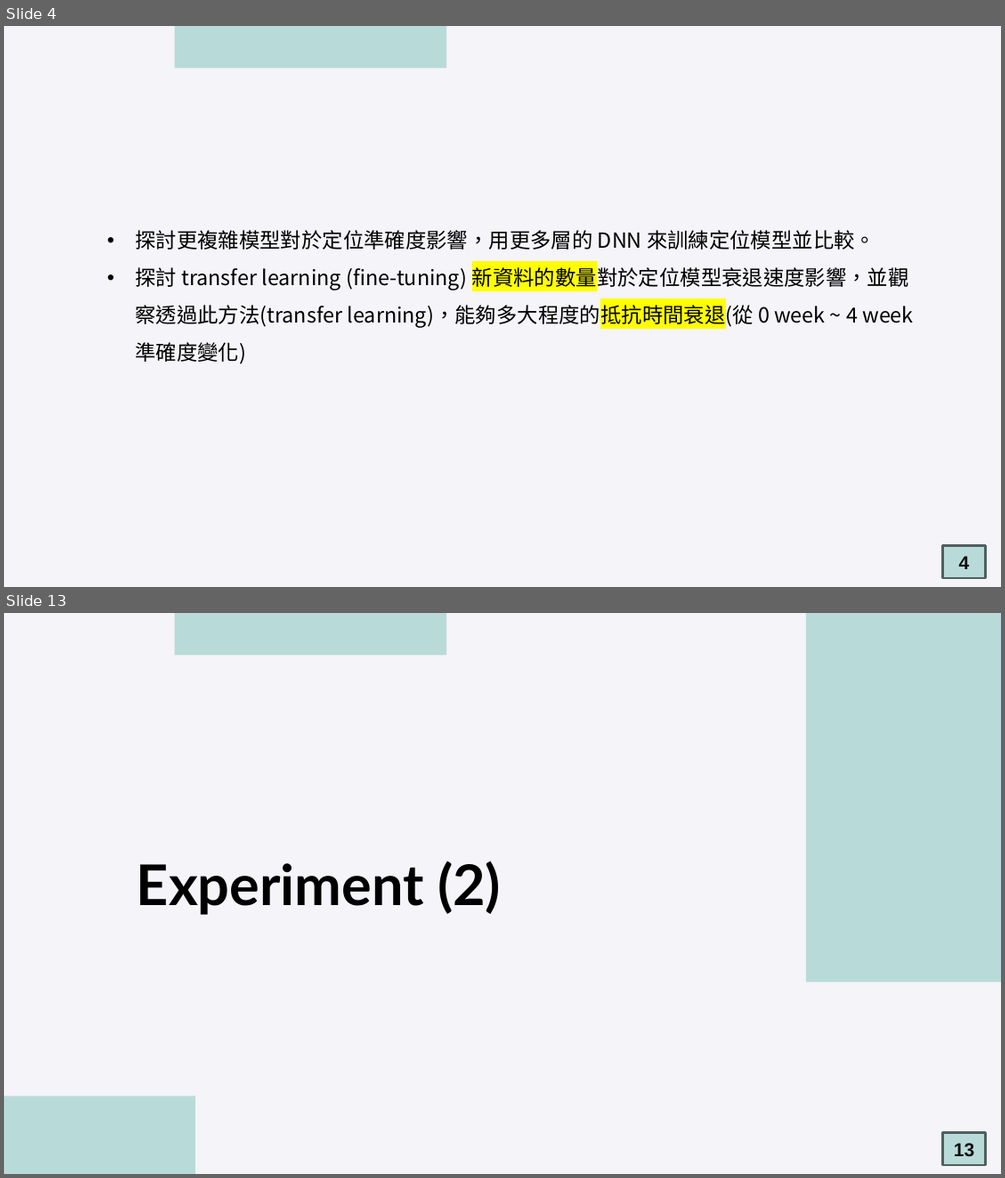
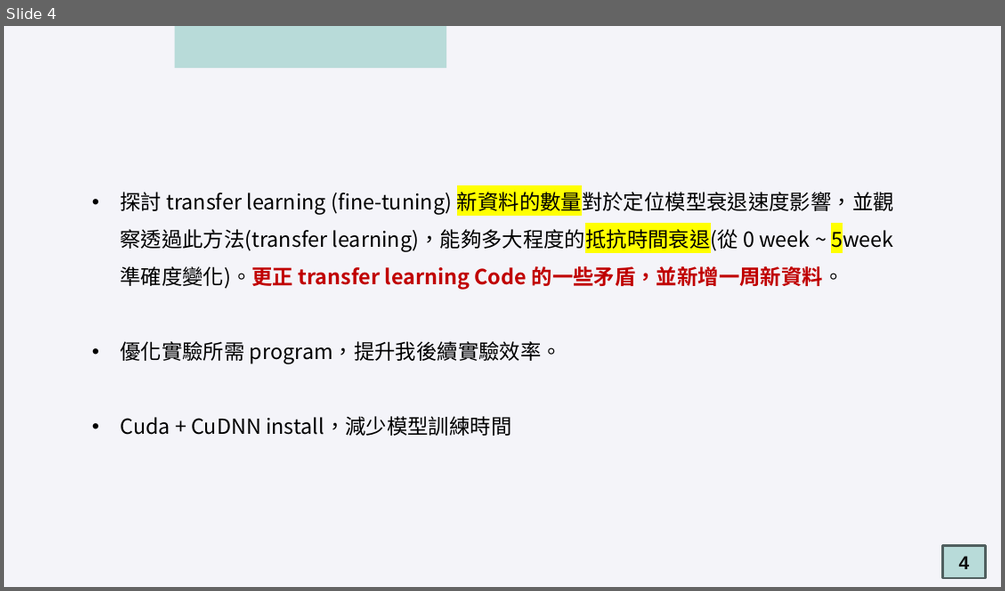
Before and after one commit to oscar9335/RTT_Research, a slide deck: meeting/2025-03-04/2025-03-04meeting 吳定洋.pptx. Shown one above the other, each under a label of ours: slides 4 and 13 before the commit, slide 4 after it; the slides between them are not shown. The pictures are 1005x1178 and 1005x591 pixels, drawn with LibreOffice and Linux fonts; fonts in the diff are those of the drawing. Boxes give left, top, right and bottom in pixels: in the first picture for what was removed or moved away, otherwise in the second. Text is boxed around its words. In the diff, an @@ line names an element or a change of style, - is before the commit and + after.

```diff
--- a/meeting/2025-03-04/2025-03-04meeting 吳定洋.pptx
+++ b/meeting/2025-03-04/2025-03-04meeting 吳定洋.pptx
@@ slide 13 removed at box(4, 613, 1001, 1174), background #F4F4F9 @@
@@ rectangle removed at box(175, 613, 446, 655) @@
@@ rectangle removed at box(806, 613, 1001, 982) @@
@@ title removed at box(137, 860, 501, 915) @@
-Experiment (2)
@@ rectangle removed at box(4, 1096, 195, 1174) @@
@@ rectangle removed at box(942, 1133, 985, 1166) @@
-13
@@ slide 4 changed as well @@
@@ text at box(120, 188, 894, 435): text changed @@
-• 探討更複雜模型對於定位準確度影響，用更多層的 DNN 來訓練定位模型並比較。
-• 探討 transfer learning (fine-tuning) 新資料的數量對於定位模型衰退速度影響，並觀察透過此方法(transfer learning)，能夠多大程度的抵抗時間衰退(從 0 week ~ 4 week 準確度變化)
+• 探討 transfer learning (fine-tuning) 新資料的數量對於定位模型衰退速度影響，並觀察透過此方法(transfer learning)，能夠多大程度的抵抗時間衰退(從 0 week ~ 5week 準確度變化)。更正 transfer learning Code 的一些矛盾，並新增一周新資料。
+• 優化實驗所需 program，提升我後續實驗效率。
+• Cuda + CuDNN install，減少模型訓練時間
```
Also in this commit, not shown: 7 other slides changed, 9 slides added, 15 other slides removed, 6 other files.
